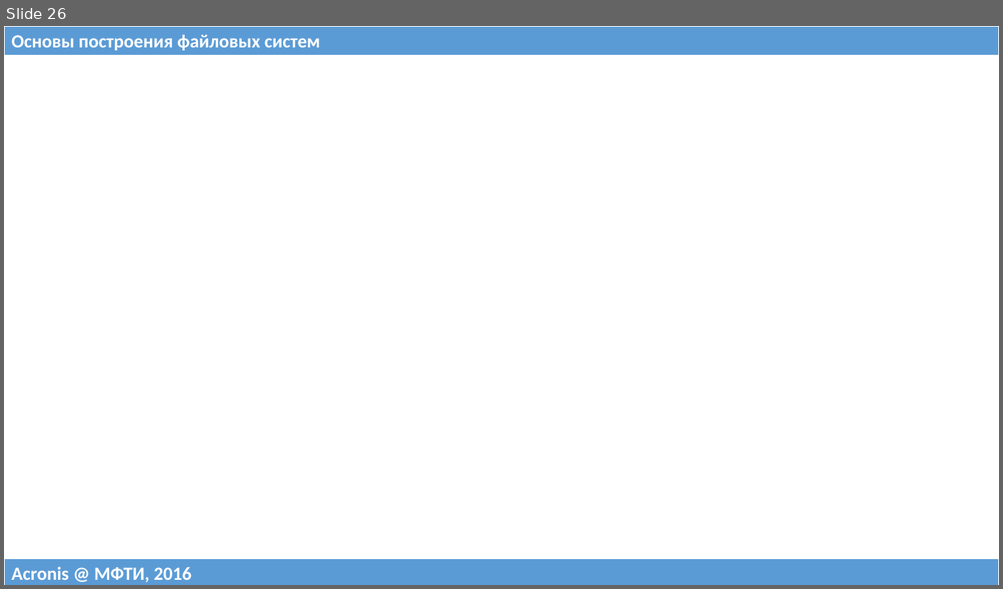
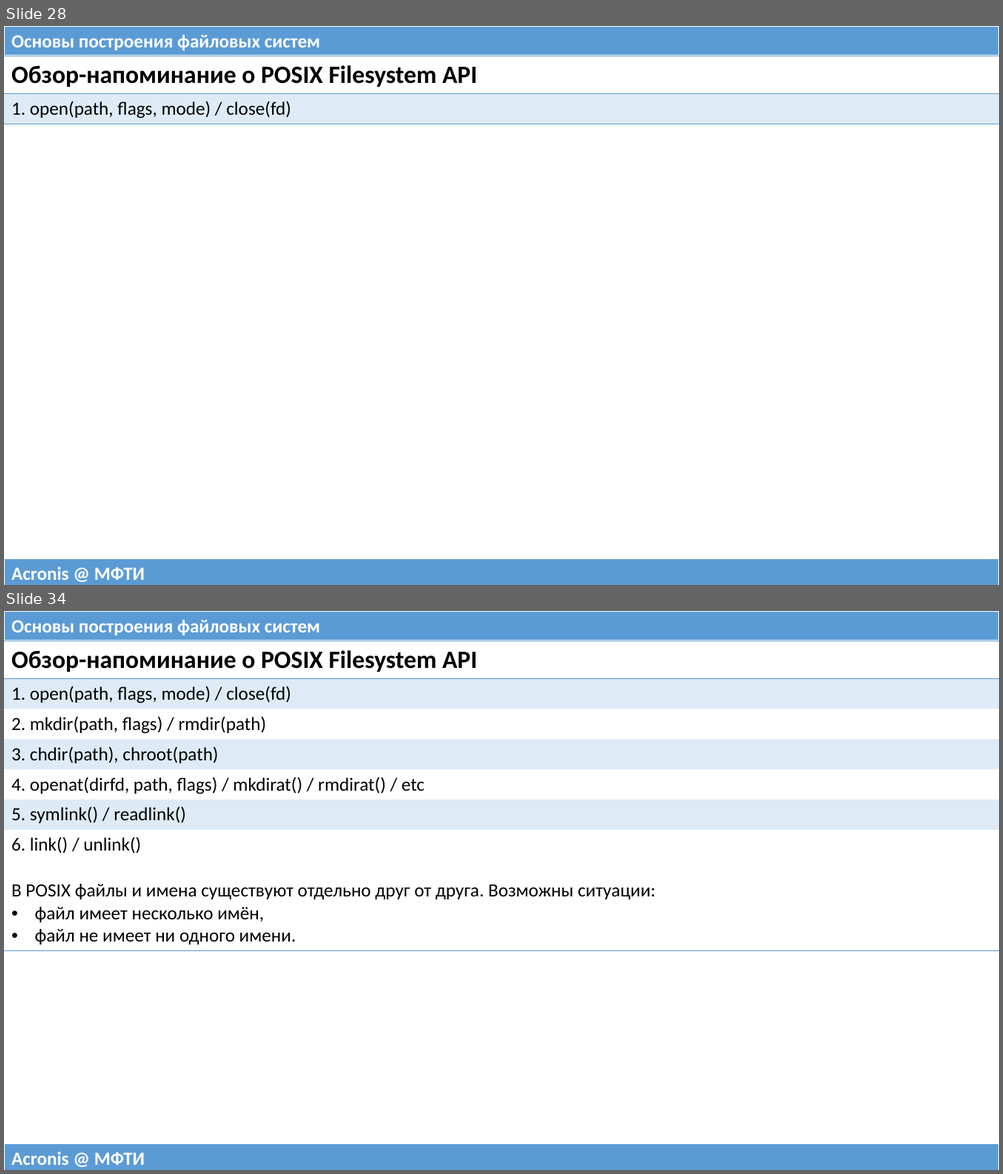
Before and after one commit to 75cc8545e7b021ed280ed0ef99fc7fc4/filesystems-101, a slide deck: talks/src/class00.pptx. Shown one above the other, each under a label of ours: slide 26 before the commit, slides 28 and 34 after it; the slides between them are not shown. The pictures are 1003x589 and 1003x1174 pixels, drawn with LibreOffice and Linux fonts; fonts in the diff are those of the drawing. Boxes give left, top, right and bottom in pixels: in the first picture for what was removed or moved away, otherwise in the second. Text is boxed around its words. In the diff, an @@ line names an element or a change of style, - is before the commit and + after.

```diff
--- a/talks/src/class00.pptx
+++ b/talks/src/class00.pptx
@@ slide 34 added at box(4, 611, 999, 1170), background #FFFFFF @@
@@ table added at box(4, 611, 999, 641), 1 rows, 1 columns @@
+Основы построения файловых систем
@@ table added at box(4, 641, 999, 949), 7 rows, 1 columns @@
+Обзор-напоминание о POSIX Filesystem API
+1. open(path, flags, mode) / close(fd)
+2. mkdir(path, flags) / rmdir(path)
+3. chdir(path), chroot(path)
+4. openat(dirfd, path, flags) / mkdirat() / rmdirat() / etc
+5. symlink() / readlink()
+6. link() / unlink() / В POSIX файлы и имена существуют отдельно друг от друга. Возможны ситуации: / файл имеет несколько имён, / файл не имеет ни одного имени.
@@ table added at box(4, 1144, 999, 1170), 1 rows, 1 columns @@
+Acronis @ МФТИ
@@ what was slide 26 is now slide 28 @@
@@ slide 28 changed as well @@
@@ table added at box(4, 56, 999, 124), 2 rows, 1 columns @@
+Обзор-напоминание о POSIX Filesystem API
+1. open(path, flags, mode) / close(fd)
@@ table at box(4, 559, 999, 585) @@
-row 1, column 1: Acronis @ МФТИ, 2016
+row 1, column 1: Acronis @ МФТИ
```
Also in this commit, not shown: 26 other slides changed, 10 other slides added, 1 other file.
